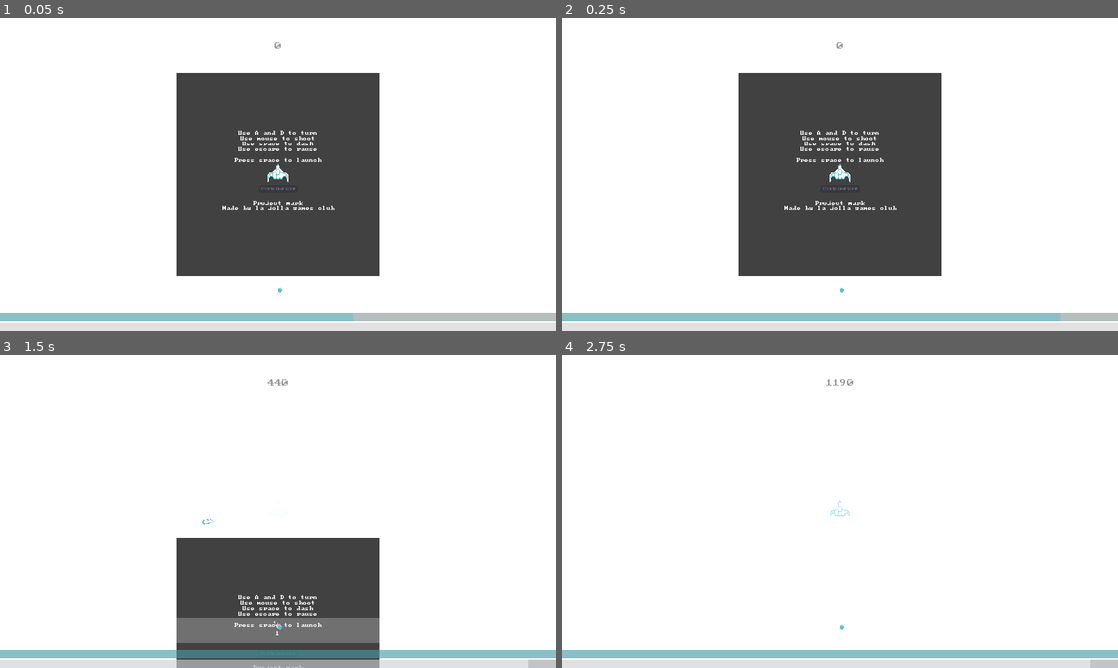
Above: before the commit, frames 1-4 (two rows, left to right).
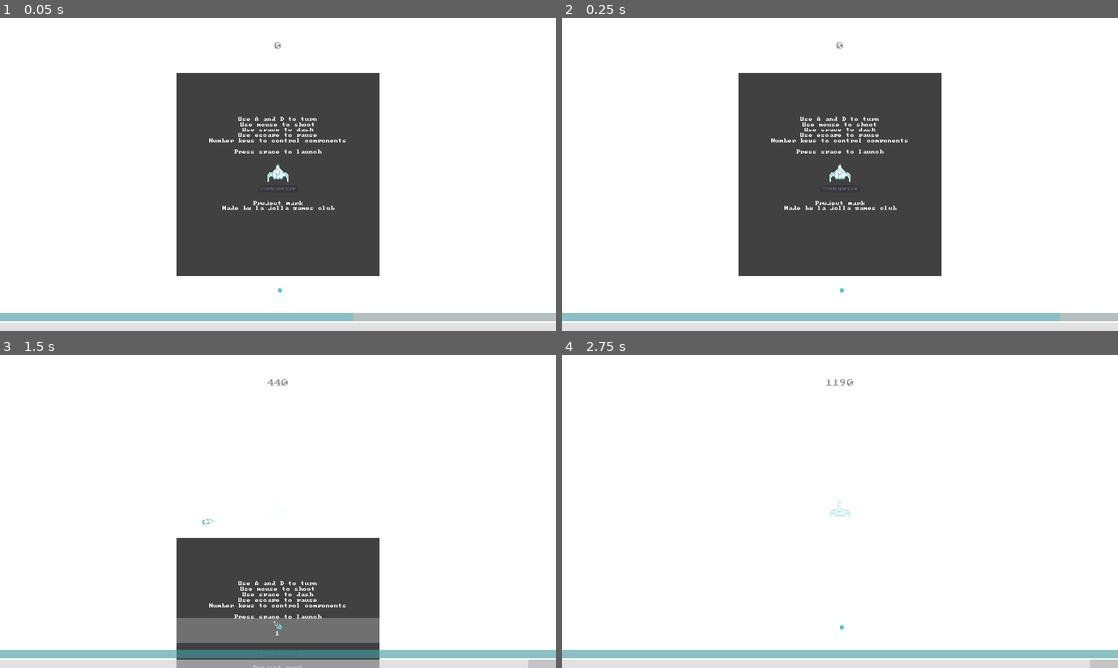
Above: after the commit, the same moments.

Repository: lajollagamesclub/project-mark
Game: Godot game, scene res://Main.tscn
The game is run twice, just before and just after one commit, with the same random seed, the same clock (stepped at 60 frames per second) and the same inputs. The engine's default icon, where the game draws it, is replaced by a stand-in: a white triangle on a blue panel in a dark square.
Inputs (mouse positions are in pixels of both pictures, inside the frame that each line leads up to):
- Up to frame 1 (0.05 s): no input
- Up to frame 2 (0.25 s): no input
- Up to frame 3 (1.5 s): tap Enter at 0.5 s; move the mouse to (400, 495) at 0.52 s; hold E (g_dash_right) 0.53-1.28 s; tap Space (g_dash) at 0.6 s; move the mouse to (166, 527) at 1.27 s; hold S (g_down) from 1.28 s (still down); click (166, 527) at 1.35 s
- Up to frame 4 (2.75 s): move the mouse to (895, 442) at 2.02 s; release S (g_down) at 2.03 s; hold E (g_dash_right) from 2.03 s (still down); tap 1 at 2.1 s

The runs differ from the first frame. In frame 1, 0.8% of the frame differs, in the area x 37-63%, y 31-46%; in frame 2, 0.8%; in frame 3, 0.9%, in the area x 37-63%, y 72-87%; in frame 4, nothing differs.

Commit message:
Add instructions on how to use ship components

Diff:
--- a/src/Main.tscn
+++ b/src/Main.tscn
@@ -126,15 +126,16 @@
 spawn_time_curve = SubResource( 4 )
 
 [node name="InstructionsLabel" type="Label" parent="World"]
-margin_left = -184.0
-margin_top = -152.0
-margin_right = 184.0
-margin_bottom = -17.0
+margin_left = -264.0
+margin_top = -200.0
+margin_right = 264.0
+margin_bottom = -65.0
 theme = ExtResource( 11 )
 text = "Use A and D to turn
 Use mouse to shoot
 Use space to dash
 Use escape to pause
+Number keys to control components
 
 Press space to launch"
 align = 1
